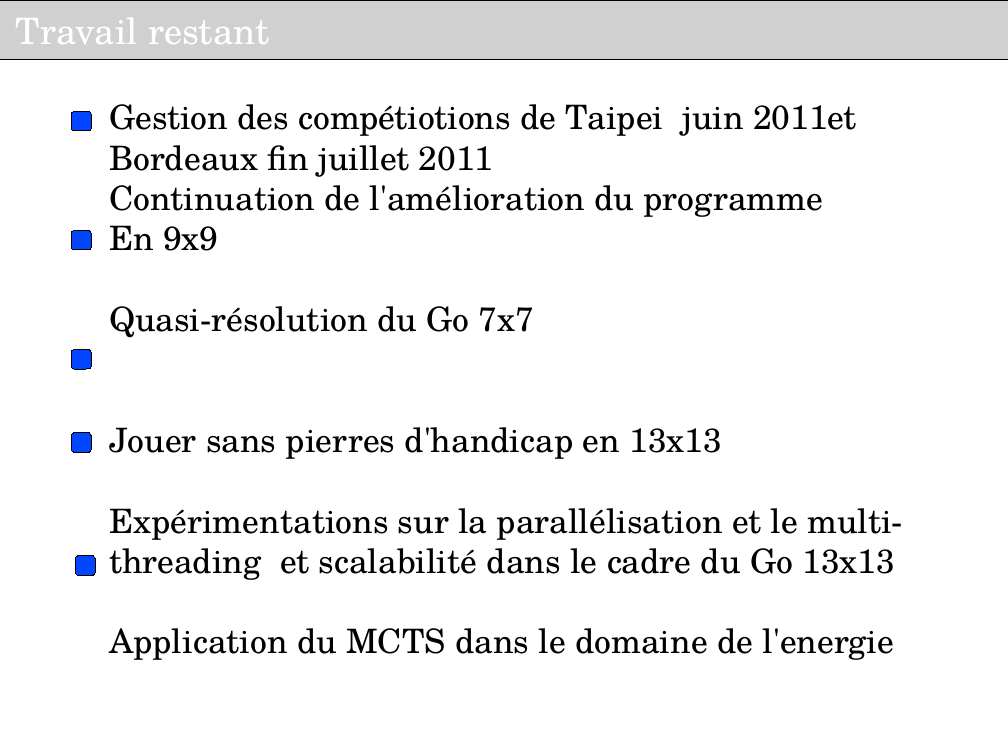
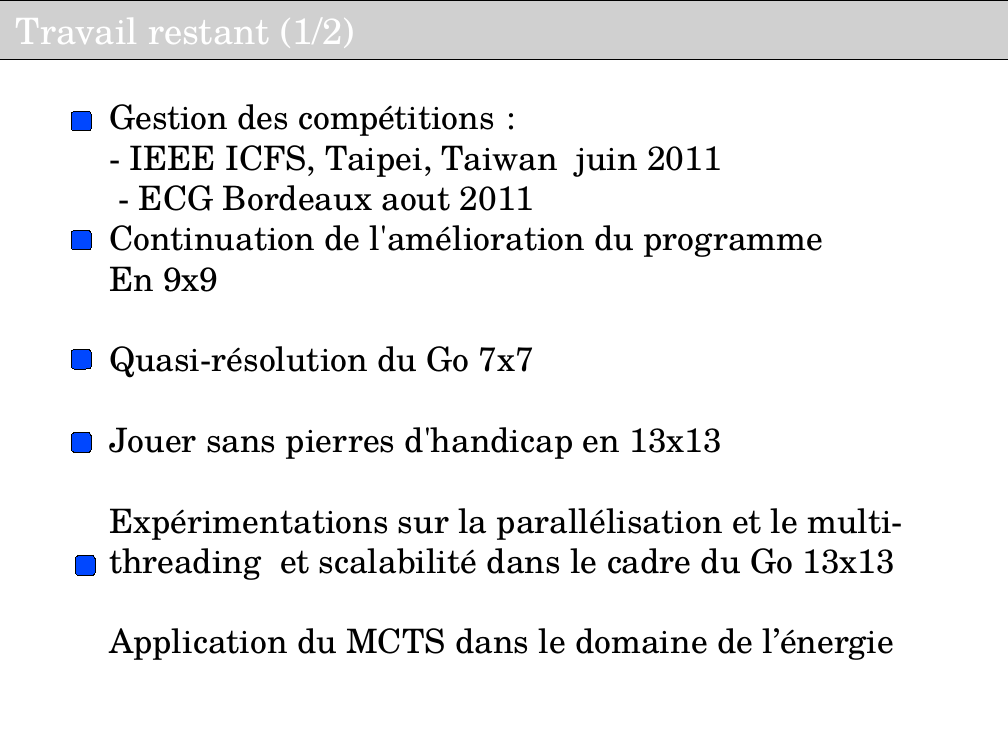
Before and after one commit to haspeleo/Android-Dev, a slide deck: slide 14 of MCTS/Soutenance_INRIA_V2.odp (slide 15 before the commit). Drawn at 1008x756 pixels with LibreOffice and Linux fonts; fonts in the diff are those of the drawing; grey boxes stand for pictures; background and template pictures are left out. Boxes give left, top, right and bottom in pixels: in the first picture for what was removed or moved away, otherwise in the second. Text is boxed around its words. In the diff, an @@ line names an element or a change of style, - is before the commit and + after.

```diff
--- a/MCTS/Soutenance_INRIA_V2.odp
+++ b/MCTS/Soutenance_INRIA_V2.odp
@@ text in picture at (x1=16, y1=18, x2=355, y2=48): text changed @@
-Travail restant
+Travail restant (1/2)
@@ text at (x1=109, y1=104, x2=722, y2=211): text changed @@
-Gestion des compétiotions de Taipei juin 2011et Bordeaux fin juillet 2011
+Gestion des compétitions :
+- IEEE ICFS, Taipei, Taiwan juin 2011
+- ECG Bordeaux aout 2011
@@ text at (x1=109, y1=628, x2=895, y2=660): text changed @@
-Application du MCTS dans le domaine de l'energie
+Application du MCTS dans le domaine de l’énergie
```
Also in this commit, not shown: 3 other slides changed, 3 slides added, 1 slide removed.
